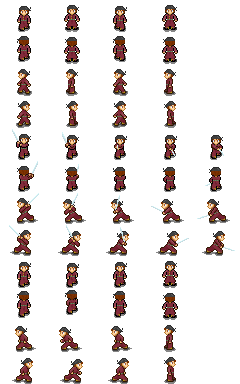
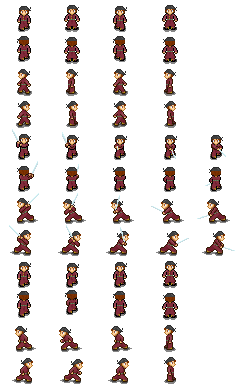
Revision of a layered w=240, h=384 image; what changed, layer by layer:
painted on "Layer 0" over box(117, 145, 226, 159)
showed "Layer 1" over box(117, 145, 226, 159)
